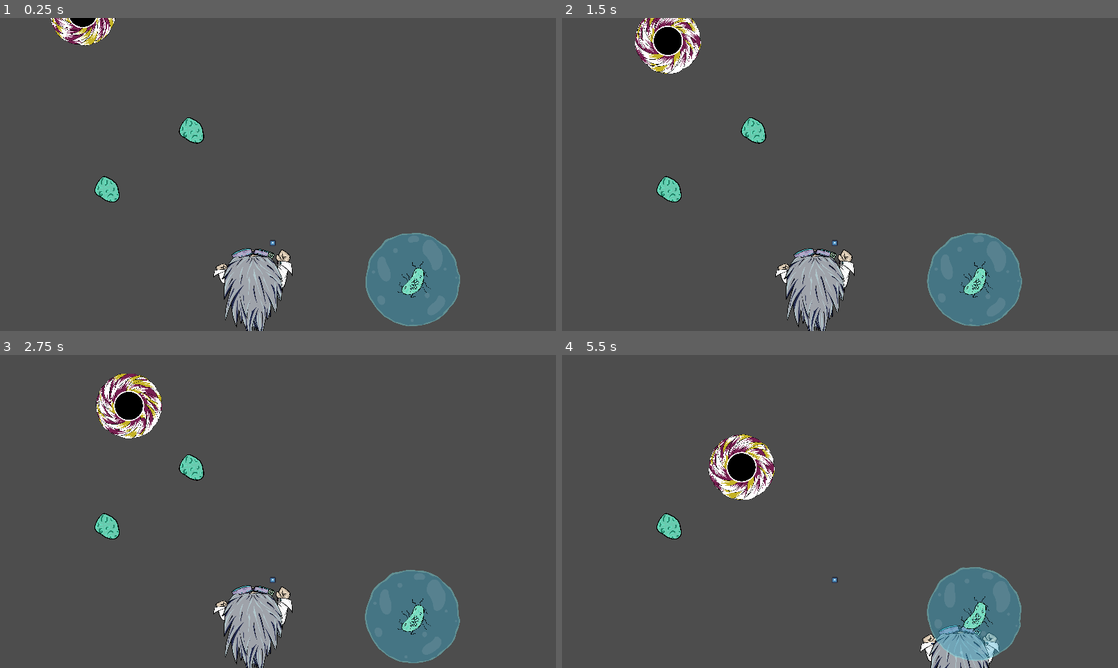
Above: before the commit, frames 1-4 (two rows, left to right).
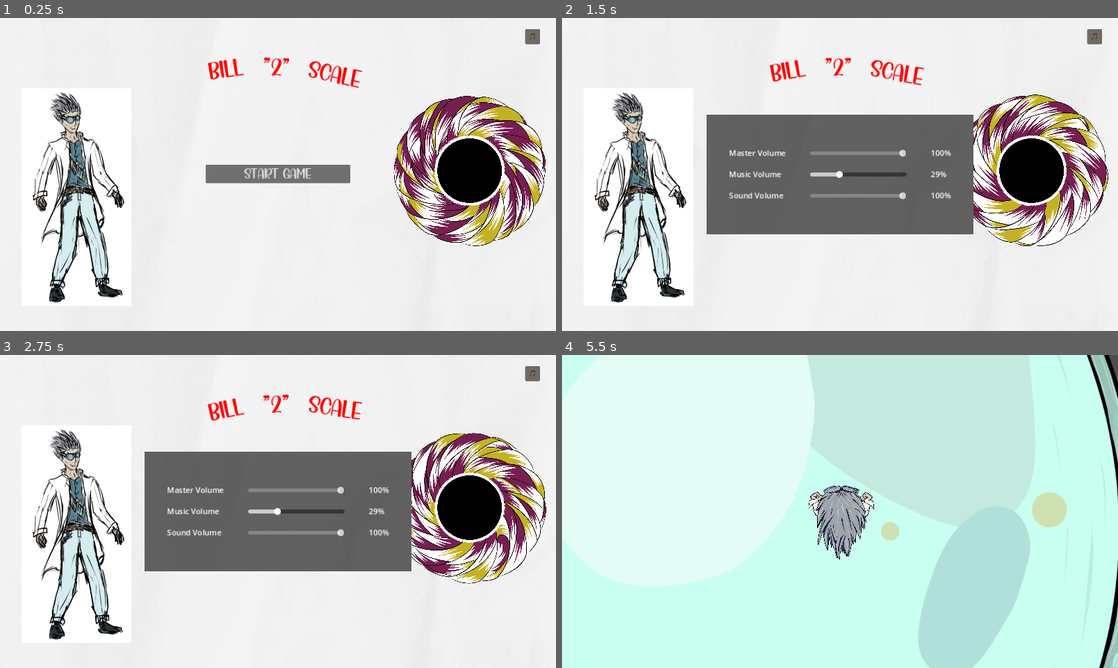
Above: after the commit, the same moments.

Repository: Phistomevel/GMTKjam
Game: Godot game, scene res://level scenes/title_page.tscn
The game is run twice, just before and just after one commit, with the same random seed, the same clock (stepped at 60 frames per second) and the same inputs. Before the commit the project starts from res://test.tscn. The engine's default icon, where the game draws it, is replaced by a stand-in: a white triangle on a blue panel in a dark square. Sound files missing from this copy of the repository are replaced by a short silence.
Inputs (mouse positions are in pixels of both pictures, inside the frame that each line leads up to):
- Up to frame 1 (0.25 s): no input
- Up to frame 2 (1.5 s): click (1095, 36) at 0.5 s, where only the run after the commit has a clickable "🎵"; click (840, 174) at 1.25 s, where only the run after the commit has a clickable "Start Game"
- Up to frame 3 (2.75 s): click (278, 511) at 2 s, where only the run after the commit has a clickable "Start Game"
- Up to frame 4 (5.5 s): tap Enter (ui_accept) at 2.75, 3.02, 3.77, 5.27 s; hold Right (ui_right) 2.78-3.53 s; hold Down (ui_down) 3.53-4.28 s; hold Right (ui_right) 4.28-5.03 s; hold Up (ui_up) from 5.03 s (still down)

The runs differ from the first frame. In frame 1, 99% of the frame differs, in the area x 0-100%, y 0-100%; in frame 2, 82%; in frame 3, 82%; in frame 4, 100%.

Commit message:
Added music/sound

Diff:
--- /dev/null
+++ b/Audio/global_audio_player.gd
@@ -0,0 +1,36 @@
+extends AudioStreamPlayer
+
+# Musik
+const menu_music = preload("res://Audio/RandomVibeAudioSample.mp3")
+const first_level_music = preload("res://Audio/RandomPuzzleGameAudioSample.mp3")
+const click = preload("res://Audio/click.wav")
+
+func _play_music(music: AudioStream, volume=0.0):
+	if stream == music:
+		return
+
+	stream = music
+	volume_db = volume
+	play()
+
+func play_menu_music():
+	_play_music(menu_music)
+
+func play_first_level_music():
+	_play_music(first_level_music, -14.0)
+
+func play_sound(sound: AudioStream, volume=-4.0):
+	var sound_player = AudioStreamPlayer.new()
+	sound_player.name = "sound_Player"
+	sound_player.stream = sound
+	sound_player.volume_db = volume
+	sound_player.bus = "Sound"
+	add_child(sound_player)
+	sound_player.play()
+
+	await sound_player.finished
+
+	sound_player.queue_free()
+
+func play_click():
+	play_sound(click)
--- /dev/null
+++ b/Audio/global_audio_player.tscn
@@ -0,0 +1,7 @@
+[gd_scene load_steps=2 format=3 uid="uid://cexvjpyegscce"]
+
+[ext_resource type="Script" path="res://Audio/global_audio_player.gd" id="1_jqkb6"]
+
+[node name="GlobalAudioPlayer" type="AudioStreamPlayer"]
+bus = &"Music"
+script = ExtResource("1_jqkb6")
--- a/project.godot
+++ b/project.godot
@@ -11,9 +11,13 @@
 [application]
 
 config/name="GMTKjam"
-run/main_scene="res://test.tscn"
+run/main_scene="res://level scenes/title_page.tscn"
 config/features=PackedStringArray("4.2", "GL Compatibility")
 config/icon="res://icon.svg"
+
+[autoload]
+
+GlobalAudioPlayer="*res://Audio/global_audio_player.tscn"
 
 [display]
 
--- a/scene prefabs/sound_settings.tscn
+++ b/scene prefabs/sound_settings.tscn
@@ -70,6 +70,7 @@
 busName = "Master"
 
 [node name="MasterValue" type="Label" parent="MarginContainer/VBoxContainer/HBoxContainer/GridContainer"]
+custom_minimum_size = Vector2(42, 0)
 layout_mode = 2
 text = "0%"
 
@@ -85,6 +86,7 @@
 busName = "Music"
 
 [node name="MusicValue" type="Label" parent="MarginContainer/VBoxContainer/HBoxContainer/GridContainer"]
+custom_minimum_size = Vector2(42, 0)
 layout_mode = 2
 text = "0%"
 
@@ -100,6 +102,7 @@
 busName = "Sound"
 
 [node name="SoundValue" type="Label" parent="MarginContainer/VBoxContainer/HBoxContainer/GridContainer"]
+custom_minimum_size = Vector2(42, 0)
 layout_mode = 2
 text = "0%"
 
--- a/scripts/level_one.gd
+++ b/scripts/level_one.gd
@@ -20,7 +20,7 @@
 
 # Called when the node enters the scene tree for the first time.
 func _ready():
-	pass
+	GlobalAudioPlayer.play_first_level_music()
 
 # Called every frame. 'delta' is the elapsed time since the previous frame.
 func _process(delta):
@@ -51,6 +51,7 @@
 	newBacterium.global_position = randomPointOnMap()
 	# TODO: Roatation ggf. rausnehmen
 	newBacterium.rotation = randf_range(0, 2*PI)
+	newBacterium.nutritionalValue = 2
 	add_child(newBacterium)
 
 func _on_anti_food_bact_cooldown_timeout():
--- a/scripts/sound_settings.gd
+++ b/scripts/sound_settings.gd
@@ -7,7 +7,7 @@
 
 
 func _on_return_button_pressed():
-	print("pressed")
+	GlobalAudioPlayer.play_click()
 	queue_free()
 
 
--- a/scripts/title_page.gd
+++ b/scripts/title_page.gd
@@ -3,11 +3,13 @@
 
 # Called when the node enters the scene tree for the first time.
 func _ready():
-	pass
+	GlobalAudioPlayer.play_menu_music()
 
 func _on_start_game_button_pressed():
+	GlobalAudioPlayer.play_click()
 	get_tree().change_scene_to_file("res://level scenes/level_one.tscn")
 
 
 func _on_options_button_pressed():
+	GlobalAudioPlayer.play_click()
 	add_child(preload("res://scene prefabs/sound_settings.tscn").instantiate())
Not shown, added: Audio/RandomPuzzleGameAudioSample.mp3.import
Not shown, added: Audio/RandomVibeAudioSample.mp3.import
Not shown, added: Audio/click.wav.import
Not shown, added: Audio/RandomPuzzleGameAudioSample.mp3
Not shown, added: Audio/RandomVibeAudioSample.mp3
Not shown, added: Audio/click.wav
